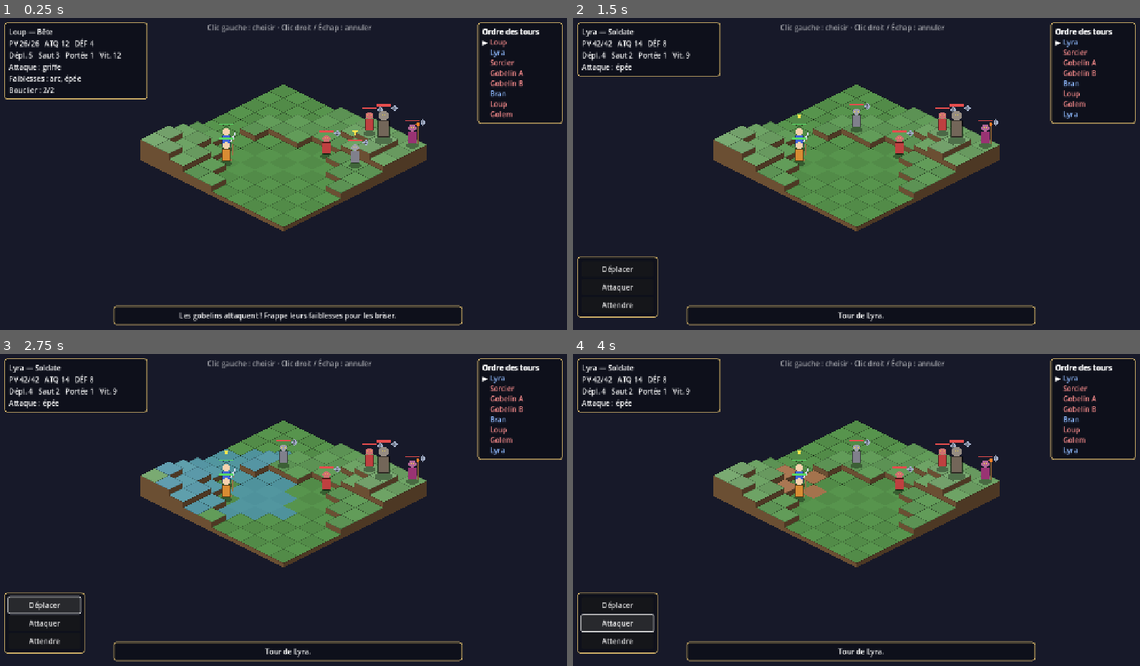
Above: before the commit, frames 1-4 (two rows, left to right).
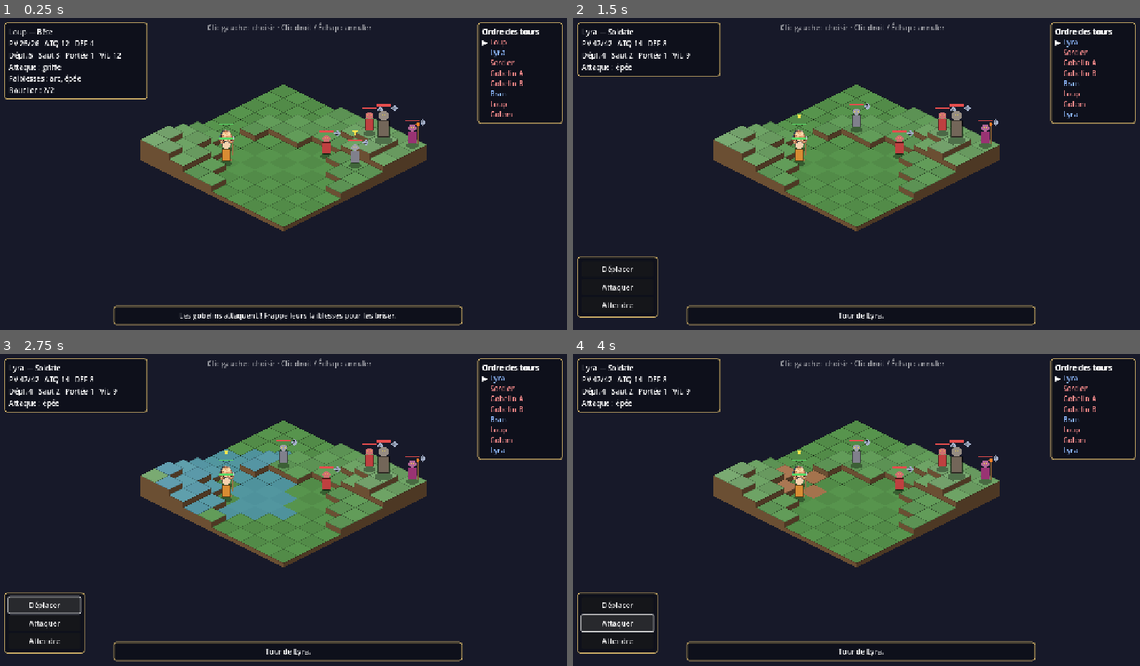
Above: after the commit, the same moments.

Repository: triphopsama/test
Game: Godot game, scene res://scenes/battle.tscn
Two runs of this game, one before a commit and one after it. Both use one fixed random seed, a clock stepped at 60 frames per second and the inputs below. This scene is started directly instead of the project's main scene.
Inputs (mouse positions are in pixels of both pictures, inside the frame that each line leads up to):
- Up to frame 1 (0.25 s): no input
- Up to frame 2 (1.5 s): tap Enter (ui_accept) at 0.5, 0.77 s; move the mouse to (981, 161) at 0.52 s; hold Right (ui_right) 0.53-1.28 s; tap E at 0.6 s; click (981, 161) at 0.67 s; move the mouse to (743, 192) at 1.27 s; hold Down (ui_down) from 1.28 s (still down); tap Space at 1.35 s
- Up to frame 3 (2.75 s): tap Enter (ui_accept) at 1.52 s; release Down (ui_down) at 2 s; click "Déplacer" at 2 s
- Up to frame 4 (4 s): move the mouse to (913, 441) at 2.77 s; hold Right (ui_right) 2.78-3.5 s; tap E at 2.85 s; click "Attaquer" at 3.5 s

The runs differ from the first frame. In frame 1, 1.6% of the frame differs, in the area x 1-96%, y 1-98%; in frame 2, 1.3%; in frame 3, 1.3%; in frame 4, 1.3%.

Commit message:
Ajoute les sprites pixel et portraits de Lyra
- tools/extract_lyra.py découpe la planche de référence : détourage du fond,
  réduction sur une vraie grille de pixels, palette de 32 couleurs
- Sprites de Lyra au village (marche) et en combat (attaque, coup reçu, K.O.)
- Portrait de Lyra dans les dialogues, expression selon la scène
- Filtre de texture Nearest pour un pixel net

Co-Authored-By: Claude Opus 5.5 <noreply@anthropic.com>
Claude-Session: https://claude.ai/code/session_019BkkNKjJ6oohbEMBb6ckdf

Diff:
--- a/project.godot
+++ b/project.godot
@@ -21,6 +21,7 @@
 
 renderer/rendering_method="gl_compatibility"
 renderer/rendering_method.mobile="gl_compatibility"
+textures/canvas_textures/default_texture_filter=0
 environment/defaults/default_clear_color=Color(0.09, 0.1, 0.16, 1)
 
 [autoload]
--- a/scripts/battle.gd
+++ b/scripts/battle.gd
@@ -111,6 +111,7 @@
 		units.append(Unit.create(data))
 	if GameState.has_flag("epee_obtenue"):
 		units[0].atk += 4
+	units[0].has_sprites = true
 	for data in ENEMY_UNITS:
 		var d := data.duplicate()
 		d["team"] = Unit.Team.ENEMY
@@ -338,16 +339,21 @@
 		path.push_front(c)
 		c = move_parents[c]
 	for step in path:
+		u.look_right = cell_to_screen(step).x >= u.draw_pos.x
+		u.pose = "marche" if u.pose != "marche" else "idle"
 		u.cell = step
 		var tw := create_tween()
 		tw.tween_property(u, "draw_pos", cell_to_screen(step), 0.12)
 		await tw.finished
+	u.pose = "idle"
 	u.has_moved = true
 
 
 func _perform_attack(att: Unit, target: Unit) -> void:
 	var base := att.draw_pos
 	var dir := (target.draw_pos - base).normalized()
+	att.look_right = dir.x >= 0
+	att.pose = "cast" if att.damage_type == "feu" else "attaque"
 	var tw := create_tween()
 	tw.tween_property(att, "draw_pos", base + dir * 12, 0.08)
 	tw.tween_property(att, "draw_pos", base, 0.1)
@@ -385,12 +391,15 @@
 		msg += " %s est vaincu." % target.unit_name
 	_log(msg)
 
+	target.pose = "hit"
 	var shake := create_tween()
 	var p := target.draw_pos
 	shake.tween_property(target, "draw_pos", p + Vector2(4, 0), 0.04)
 	shake.tween_property(target, "draw_pos", p + Vector2(-4, 0), 0.04)
 	shake.tween_property(target, "draw_pos", p, 0.04)
 	await shake.finished
+	att.pose = "idle"
+	target.pose = "idle" if target.is_alive() else "mort"
 	_update_order()
 
 
@@ -650,7 +659,7 @@
 			if in_bounds(c):
 				_draw_tile(c)
 		for u in units:
-			if u.is_alive() and u.cell.x + u.cell.y == s:
+			if (u.is_alive() or u.has_sprites) and u.cell.x + u.cell.y == s:
 				_draw_unit(u)
 	for p in popups:
 		var c: Color = p["color"]
@@ -690,6 +699,16 @@
 	draw_circle(Vector2.ZERO, 14 * big, Color(0, 0, 0, 0.35))
 	draw_set_transform(Vector2.ZERO)
 
+	if u.has_sprites:
+		LyraArt.draw(self, u.pose if u.is_alive() else "mort", p + Vector2(0, 4), u.look_right)
+		if not u.is_alive():
+			return
+	else:
+		_draw_shape_body(u, p, big)
+	_draw_overlay(u, p, big)
+
+
+func _draw_shape_body(u: Unit, p: Vector2, big: float) -> void:
 	var body := u.color.darkened(0.45) if u.is_broken() else u.color
 	var body_rect := Rect2(p + Vector2(-9, -30) * big, Vector2(18, 26) * big)
 	draw_rect(body_rect, body)
@@ -713,6 +732,9 @@
 			draw_line(p + Vector2(12, -2), p + Vector2(12, -44), Color(0.5, 0.35, 0.2), 2)
 			draw_circle(p + Vector2(12, -46), 4 + sin(time * 8.0), Color(1, 0.5, 0.15))
 
+
+
+func _draw_overlay(u: Unit, p: Vector2, big: float) -> void:
 	# Barre de PV
 	var bar := Rect2(p + Vector2(-16, -56 * big), Vector2(32, 4))
 	draw_rect(bar, Color(0.1, 0.1, 0.1))
--- a/scripts/dialogue_box.gd
+++ b/scripts/dialogue_box.gd
@@ -14,6 +14,7 @@
 var choices_box: VBoxContainer
 var typing: Tween
 var current_node: Dictionary = {}
+var portrait: TextureRect
 
 
 func _ready() -> void:
@@ -31,9 +32,22 @@
 	panel.gui_input.connect(_on_panel_input)
 	add_child(panel)
 
+	var row := HBoxContainer.new()
+	row.add_theme_constant_override("separation", 14)
+	panel.add_child(row)
+	# Portrait de Lyra : son expression réagit à la scène.
+	portrait = TextureRect.new()
+	portrait.custom_minimum_size = Vector2(140, 140)
+	portrait.expand_mode = TextureRect.EXPAND_IGNORE_SIZE
+	portrait.stretch_mode = TextureRect.STRETCH_KEEP_ASPECT_CENTERED
+	portrait.texture_filter = CanvasItem.TEXTURE_FILTER_LINEAR
+	portrait.size_flags_vertical = Control.SIZE_SHRINK_BEGIN
+	row.add_child(portrait)
+
 	var vb := VBoxContainer.new()
 	vb.add_theme_constant_override("separation", 8)
-	panel.add_child(vb)
+	vb.size_flags_horizontal = Control.SIZE_EXPAND_FILL
+	row.add_child(vb)
 
 	var header := HBoxContainer.new()
 	vb.add_child(header)
@@ -49,7 +63,7 @@
 
 	text_label = Label.new()
 	text_label.autowrap_mode = TextServer.AUTOWRAP_WORD_SMART
-	text_label.custom_minimum_size = Vector2(970, 60)
+	text_label.custom_minimum_size = Vector2(810, 60)
 	text_label.add_theme_font_size_override("font_size", 18)
 	vb.add_child(text_label)
 
@@ -83,6 +97,7 @@
 	text_label.text = Dialogues.resolve_text(current_node["text"], npc_id)
 	GameState.apply_effects(current_node.get("effects", {}), npc_id)
 	_update_header()
+	portrait.texture = LyraArt.portrait(_lyra_expression(current_node))
 
 	text_label.visible_ratio = 0.0
 	typing = create_tween()
@@ -134,6 +149,21 @@
 		_show(choice["next"])
 
 
+## Expression de Lyra : "lyra" dans le nœud, sinon déduite de ses effets.
+func _lyra_expression(node: Dictionary) -> String:
+	if node.has("lyra"):
+		return node["lyra"]
+	var effects: Dictionary = node.get("effects", {})
+	var mood: int = effects.get("opinion", 0) + effects.get("reputation", 0)
+	if mood >= 15:
+		return "rougissante"
+	if mood > 0:
+		return "souriante"
+	if mood < 0:
+		return "triste"
+	return "souriante"
+
+
 func _update_header() -> void:
 	if npc_id == "":
 		return
--- a/scripts/dialogues.gd
+++ b/scripts/dialogues.gd
@@ -7,6 +7,8 @@
 ##               passe choisit le nœud de départ (sans "if" = par défaut).
 ##   "nodes"   : nœuds {"text", "effects", "choices", "next"}.
 ## "text" peut être une liste de variantes {"if", "text"}.
+## "lyra" (optionnel) choisit l'expression de Lyra : souriante, clin_oeil,
+## colere, surprise, triste, rougissante (sinon déduite des effets).
 ## Un choix a "text", un "if" optionnel, et soit "next", soit
 ## "roll": {"chance", "success", "fail"} (actions risquées comme le vol).
 ## Conditions et effets : voir GameState.check() et GameState.apply_effects().
@@ -23,6 +25,7 @@
 		],
 		"nodes": {
 			"intro": {
+				"lyra": "surprise",
 				"text": "Ah, Lyra. Les gobelins de la colline pillent nos réserves depuis des semaines. Peux-tu nous en débarrasser ?",
 				"choices": [
 					{"text": "Bien sûr. C'est mon devoir.", "next": "accepte"},
@@ -51,6 +54,7 @@
 				"effects": {"opinion": 20, "reputation": 10, "set": "quete_acceptee"},
 			},
 			"refus": {
+				"lyra": "colere",
 				"text": "Je vois. Le village s'en souviendra.",
 				"effects": {"opinion": -15, "reputation": -5, "witnessed": -5, "set": "quete_refusee"},
 			},
@@ -73,11 +77,13 @@
 				],
 			},
 			"depart": {
+				"lyra": "colere",
 				"text": "Que les dieux te protègent.",
 				"effects": {"battle": true},
 			},
 			"attendre": {"text": "Ne tarde pas trop."},
 			"hostile": {
+				"lyra": "triste",
 				"text": "Tu oses te montrer ici après ce que tu as fait ? Va-t'en.",
 				"choices": [
 					{"text": "Je suis désolée. Prenez ces 20 pièces en dédommagement.", "if": {"gold_min": 20}, "next": "excuses"},
@@ -126,21 +132,27 @@
 			},
 			"pas_de_don": {"text": "Désolée, je dois manger aussi. Si tu veux l'épée, c'est 40 pièces."},
 			"compliment": {
+				"lyra": "clin_oeil",
 				"text": "Ha ! Enfin quelqu'un qui sait reconnaître du bon travail.",
 				"effects": {"opinion": 15, "set": "forge_compliment"},
 				"next": "intro",
 			},
 			"vol_reussi": {
+				"lyra": "clin_oeil",
 				"text": "*Pendant que Brunhild tourne le dos, tu glisses l'épée sous ta cape.* (Lyra : ATQ +4)",
 				"effects": {"set": ["epee_obtenue", "vol_forge"], "reputation": -5},
 			},
 			"vol_rate": {
+				"lyra": "surprise",
 				"text": "AU VOLEUR ! Repose ça immédiatement ! Tout le monde va savoir ce que tu es !",
 				"effects": {"opinion": -50, "reputation": -15, "witnessed": -25},
 			},
 			"au_revoir": {"text": "Reviens quand tu veux."},
 			"ferme": {"text": "Je ne sers pas les voleurs. Dehors."},
-			"disparue": {"text": "Étrange... Ma plus belle épée a disparu. Tu n'aurais rien vu, par hasard ?"},
+			"disparue": {
+				"lyra": "clin_oeil",
+				"text": "Étrange... Ma plus belle épée a disparu. Tu n'aurais rien vu, par hasard ?",
+			},
 			"apres": {"text": "Prends soin de cette lame, elle te le rendra."},
 		},
 	},
@@ -182,6 +194,7 @@
 				"next": "intro",
 			},
 			"vexe": {
+				"lyra": "surprise",
 				"text": "Cet arc appartenait à mon père. Fais attention à ce que tu dis.",
 				"effects": {"opinion": -15},
 			},
@@ -256,6 +269,7 @@
 				],
 			},
 			"rudoie": {
+				"lyra": "colere",
 				"text": "*Pip court se cacher derrière sa mère. Plusieurs villageois te dévisagent.*",
 				"effects": {"opinion": -30, "reputation": -5, "witnessed": -10},
 			},
--- /dev/null
+++ b/scripts/lyra_art.gd
@@ -0,0 +1,36 @@
+class_name LyraArt
+extends RefCounted
+## Sprites pixel et portraits de Lyra (extraits par tools/extract_lyra.py).
+## Pour remplacer l'art : écraser les PNG dans assets/lyra/, sans toucher au code.
+
+const SPRITE_DIR := "res://assets/lyra/sprites/"
+const PORTRAIT_DIR := "res://assets/lyra/portraits/"
+## Les sprites de la planche regardent vers la gauche.
+const FACES_LEFT := true
+
+static var _cache := {}
+
+
+static func sprite(pose: String) -> Texture2D:
+	return _load(SPRITE_DIR + pose + ".png")
+
+
+static func portrait(expression: String) -> Texture2D:
+	return _load(PORTRAIT_DIR + expression + ".png")
+
+
+## Dessine un sprite les pieds sur `feet`, retourné si besoin.
+static func draw(canvas: CanvasItem, pose: String, feet: Vector2, look_right: bool, modulate := Color.WHITE) -> void:
+	var tex := sprite(pose)
+	if tex == null:
+		return
+	var flip := look_right == FACES_LEFT
+	canvas.draw_set_transform(feet, 0, Vector2(-1 if flip else 1, 1))
+	canvas.draw_texture(tex, Vector2(-tex.get_width() / 2.0, -tex.get_height()), modulate)
+	canvas.draw_set_transform(Vector2.ZERO)
+
+
+static func _load(path: String) -> Texture2D:
+	if not _cache.has(path):
+		_cache[path] = load(path) if ResourceLoader.exists(path) else null
+	return _cache[path]
--- a/scripts/unit.gd
+++ b/scripts/unit.gd
@@ -31,6 +31,11 @@
 var draw_pos: Vector2
 var has_moved := false
 var has_acted := false
+## Si l'unité a des sprites (seulement Lyra pour l'instant) : pose affichée
+## ("idle", "marche", "attaque", "hit", "mort"...) et orientation.
+var has_sprites := false
+var pose := "idle"
+var look_right := true
 
 
 static func create(data: Dictionary) -> Unit:
--- a/scripts/village.gd
+++ b/scripts/village.gd
@@ -218,8 +218,11 @@
 			"npc":
 				_draw_npc(d["npc"])
 			"player":
-				var bob := absf(sin(walk_time * 12.0)) * 3.0
-				_draw_character(player_pos - Vector2(0, bob), Color(0.25, 0.4, 0.85), Color(0.95, 0.8, 0.35))
+				_draw_shadow(player_pos, 14)
+				var pose := "idle"
+				if walk_time > 0.0:
+					pose = "marche" if int(walk_time * 6.0) % 2 == 0 else "idle"
+				LyraArt.draw(self, pose, player_pos + Vector2(0, 2), facing.x > 0.0)
 
 	if not dialogue.is_open():
 		var n := _nearest_npc()
@@ -293,10 +296,14 @@
 	_text(p + Vector2(0, -74 + sin(time * 4.0) * 2.0), mood, 16, col)
 
 
+func _draw_shadow(p: Vector2, radius: float) -> void:
+	draw_set_transform(p + Vector2(0, 2), 0, Vector2(1, 0.4))
+	draw_circle(Vector2.ZERO, radius, Color(0, 0, 0, 0.3))
+	draw_set_transform(Vector2.ZERO)
+
+
 func _draw_character(p: Vector2, body: Color, hair: Color) -> void:
-	draw_set_transform(p + Vector2(0, 2), 0, Vector2(1, 0.4))
-	draw_circle(Vector2.ZERO, 14, Color(0, 0, 0, 0.3))
-	draw_set_transform(Vector2.ZERO)
+	_draw_shadow(p, 14)
 	draw_rect(Rect2(p + Vector2(-10, -26), Vector2(20, 24)), body)
 	draw_rect(Rect2(p + Vector2(-10, -26), Vector2(20, 24)), Color(0, 0, 0, 0.5), false, 1.5)
 	draw_circle(p + Vector2(0, -34), 10, Color(0.96, 0.82, 0.68))
Binary file added: assets/lyra/portraits/clin_oeil.png
Not shown, added: assets/lyra/portraits/clin_oeil.png.import
Binary file added: assets/lyra/portraits/colere.png
Not shown, added: assets/lyra/portraits/colere.png.import
Binary file added: assets/lyra/portraits/rougissante.png
Not shown, added: assets/lyra/portraits/rougissante.png.import
Binary file added: assets/lyra/portraits/souriante.png
Not shown, added: assets/lyra/portraits/souriante.png.import
Binary file added: assets/lyra/portraits/surprise.png
Not shown, added: assets/lyra/portraits/surprise.png.import
Binary file added: assets/lyra/portraits/triste.png
Not shown, added: assets/lyra/portraits/triste.png.import
(and 25 more such lines)
